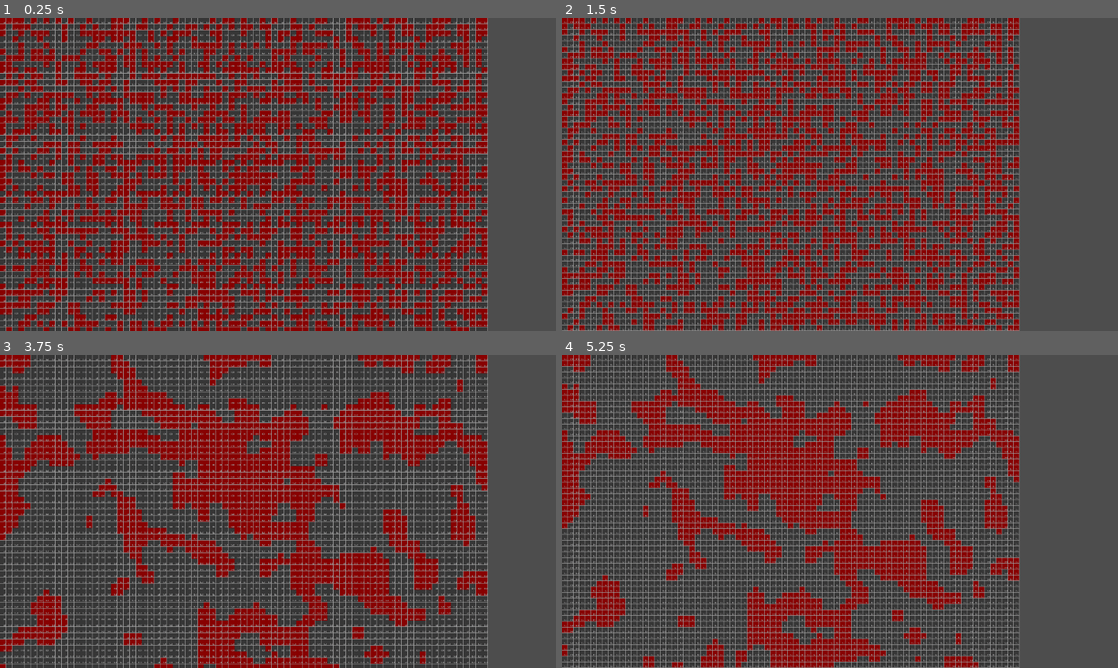
Above: before the commit, frames 1-4 (two rows, left to right).
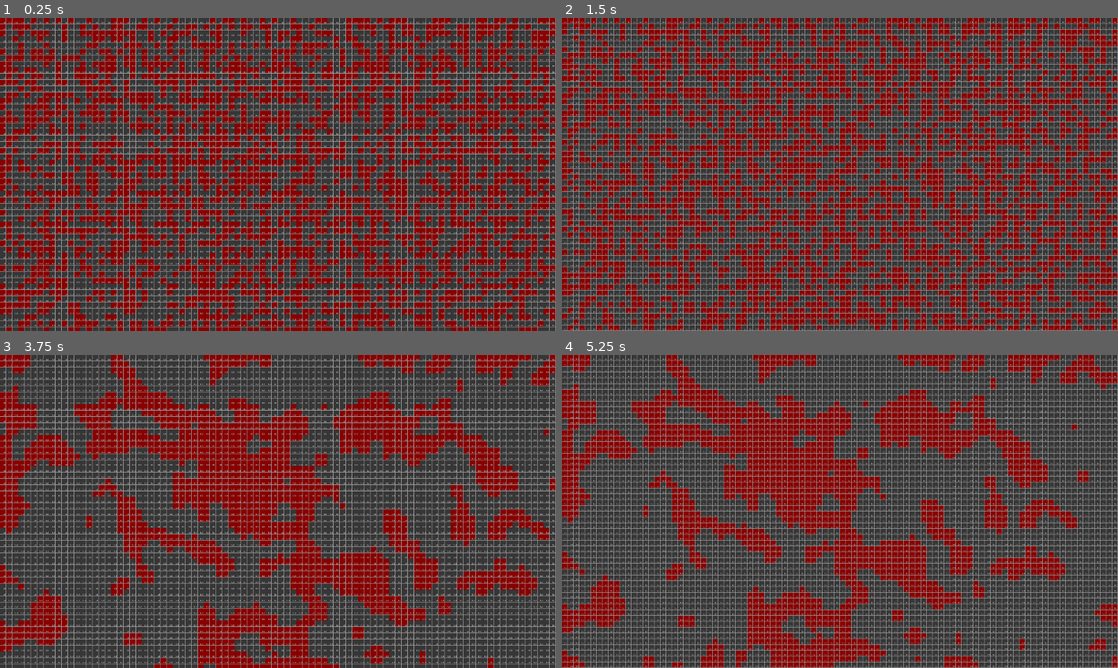
Above: after the commit, the same moments.

Repository: zach-sousa-dev/gdc-jam-1
Game: Godot game, scene res://scenes/procedural_generation.tscn
Two runs of this game, one before a commit and one after it. Both use one fixed random seed, a clock stepped at 60 frames per second and the inputs below. This scene is started directly instead of the project's main scene.
Inputs:
- Up to frame 1 (0.25 s): no input
- Up to frame 2 (1.5 s): tap Enter at 0.5 s; hold D (move_right) 0.53-1.28 s; tap Space at 1.25 s; hold S (move_down) from 1.28 s (still down)
- Up to frame 3 (3.75 s): tap Enter at 2, 3.5 s; release S (move_down) at 2.03 s; hold D (move_right) 2.03-2.78 s; tap Space at 2.75 s; hold W (move_up) 2.78-3.53 s; hold A (move_left) from 3.53 s (still down)
- Up to frame 4 (5.25 s): tap Space at 4.25 s; release A (move_left) at 5.03 s; hold S (move_down) from 5.03 s (still down)

The runs differ from the first frame. In frame 1, 7.0% of the frame differs, in the area x 87-100%, y 0-100%; in frame 2, 9.9%, in the area x 82-100%, y 0-100%; in frame 3, 5.1%; in frame 4, 6.6%.

Commit message:
fixed crash with rectangular maps

Diff:
--- a/scenes/procedural_generation.gd
+++ b/scenes/procedural_generation.gd
@@ -5,8 +5,8 @@
 const WALL_SCENE: PackedScene = preload("res://scenes/test_wall.tscn")
 const FLOOR_SCENE: PackedScene = preload("res://scenes/test_floor.tscn")
 
-const MAP_WIDTH = 80
-const MAP_HEIGHT = 80
+const MAP_COLS = 80
+const MAP_ROWS = 120
 
 const NUM_GENERATIONS = 4
 # Alive represents walls, dead is floor.
@@ -19,7 +19,7 @@
 
 # Called when the node enters the scene tree for the first time.
 func _ready() -> void:
-	map = initialize_map(MAP_WIDTH, MAP_HEIGHT, INITIAL_ALIVE_PERCENT)
+	map = initialize_map(MAP_COLS, MAP_ROWS, INITIAL_ALIVE_PERCENT)
 	draw_map(TILE_SIZE, map, WALL_SCENE, FLOOR_SCENE)
 	print("The map is " + str(map.size()) + " tiles by " + str(map[0].size()))
 	print("You are looking at generation #" + str(genNum))
@@ -75,7 +75,7 @@
 # Running this once generates the next generation of cellular automata utilizing some
 # pre-defined rules.
 func create_new_generation(array: Array, stayAliveThreshold: int, becomeAliveThreshold) -> Array:
-	for row in array.size() -1:
+	for row in array.size() - 1:
 		for col in array[row].size() - 1:
 			array[row][col] = calculate_state_using_rule(row, col, array, stayAliveThreshold, becomeAliveThreshold)
 	return array
@@ -105,8 +105,8 @@
 # Get an array of all the neighboring values based on the position of the original
 # cell. Array should be rectangular (all rows should be the same length).
 func gather_neighbors(row: int, col: int, array: Array) -> Array:
-	var WIDTH = array.size()
-	var HEIGHT = array[0].size()
+	var HEIGHT = array.size()
+	var WIDTH = array[0].size()
 	var neighbors = [
 			0, 1, 2, # Row of northern neighbors.
 			3,    4, # Row of west and east neighbors (the middle is the original cell).
